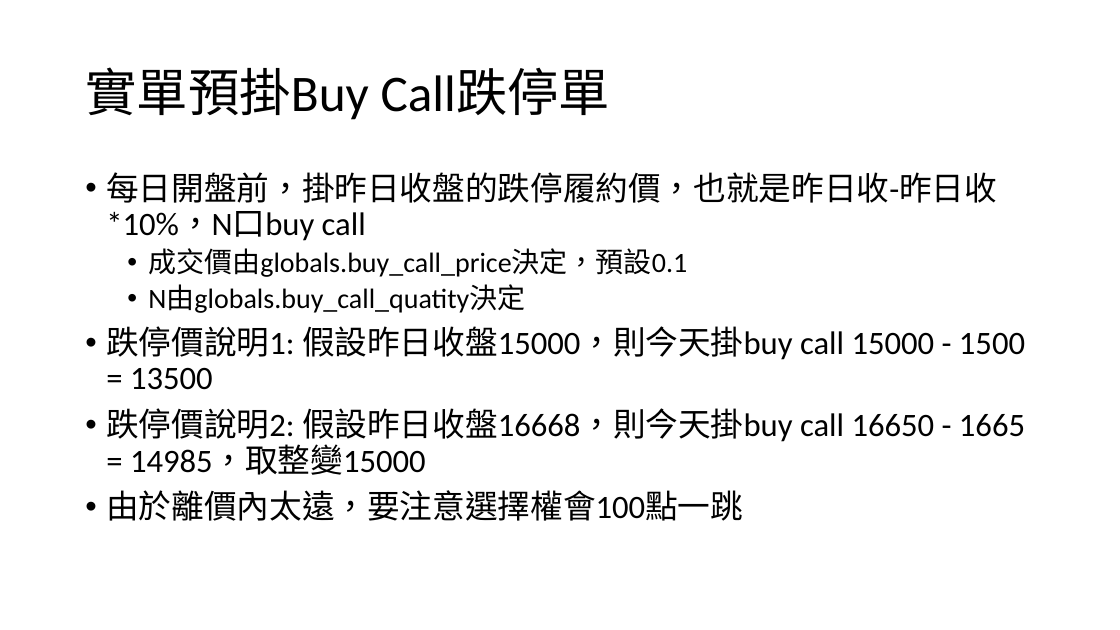
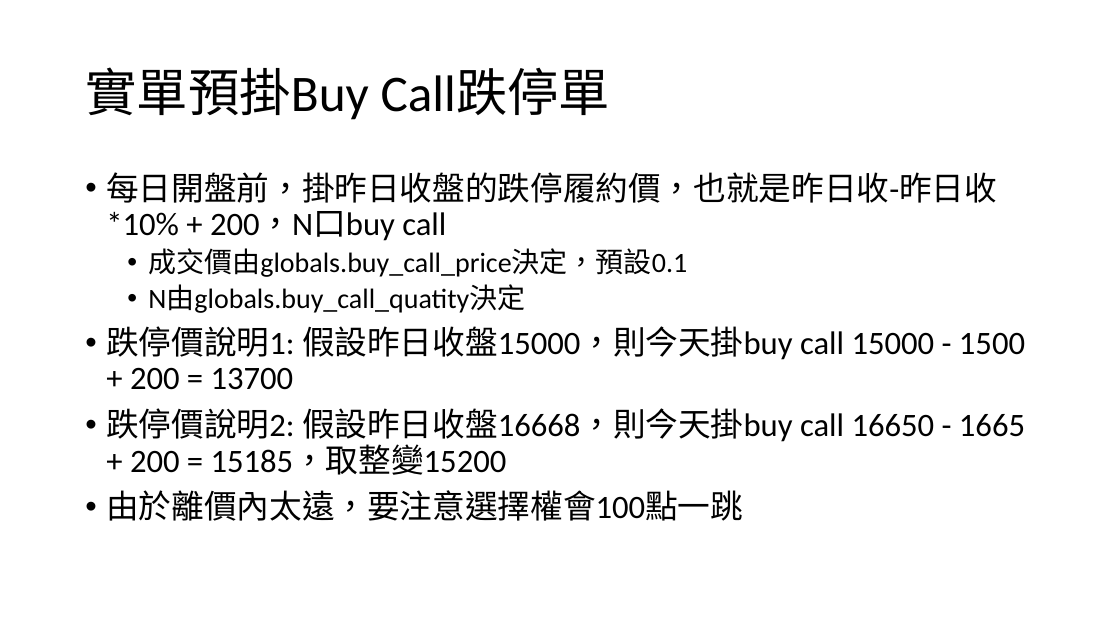
Before and after one commit to youthink0/shioaji-options, a slide deck: slide 13 of 選擇權自動化.pptx. Drawn at 1120x630 pixels with LibreOffice and Linux fonts; fonts in the diff are those of the drawing. Boxes give left, top, right and bottom in pixels: in the first picture for what was removed or moved away, otherwise in the second. Text is boxed around its words. In the diff, an @@ line names an element or a change of style, - is before the commit and + after.

Commit message:
Fix buy call error

```diff
--- a/選擇權自動化.pptx
+++ b/選擇權自動化.pptx
@@ text at (x1=106, y1=172, x2=997, y2=241): text changed @@
-• 每日開盤前，掛昨日收盤的跌停履約價，也就是昨日收-昨日收*10%，N口buy call
+• 每日開盤前，掛昨日收盤的跌停履約價，也就是昨日收-昨日收*10% + 200，N口buy call
@@ text at (x1=106, y1=326, x2=1025, y2=475): text changed @@
-• 跌停價說明1: 假設昨日收盤15000，則今天掛buy call 15000 - 1500 = 13500
-• 跌停價說明2: 假設昨日收盤16668，則今天掛buy call 16650 - 1665 = 14985，取整變15000
+• 跌停價說明1: 假設昨日收盤15000，則今天掛buy call 15000 - 1500 + 200 = 13700
+• 跌停價說明2: 假設昨日收盤16668，則今天掛buy call 16650 - 1665 + 200 = 15185，取整變15200
```
Also in this commit, not shown: 2 other files.
